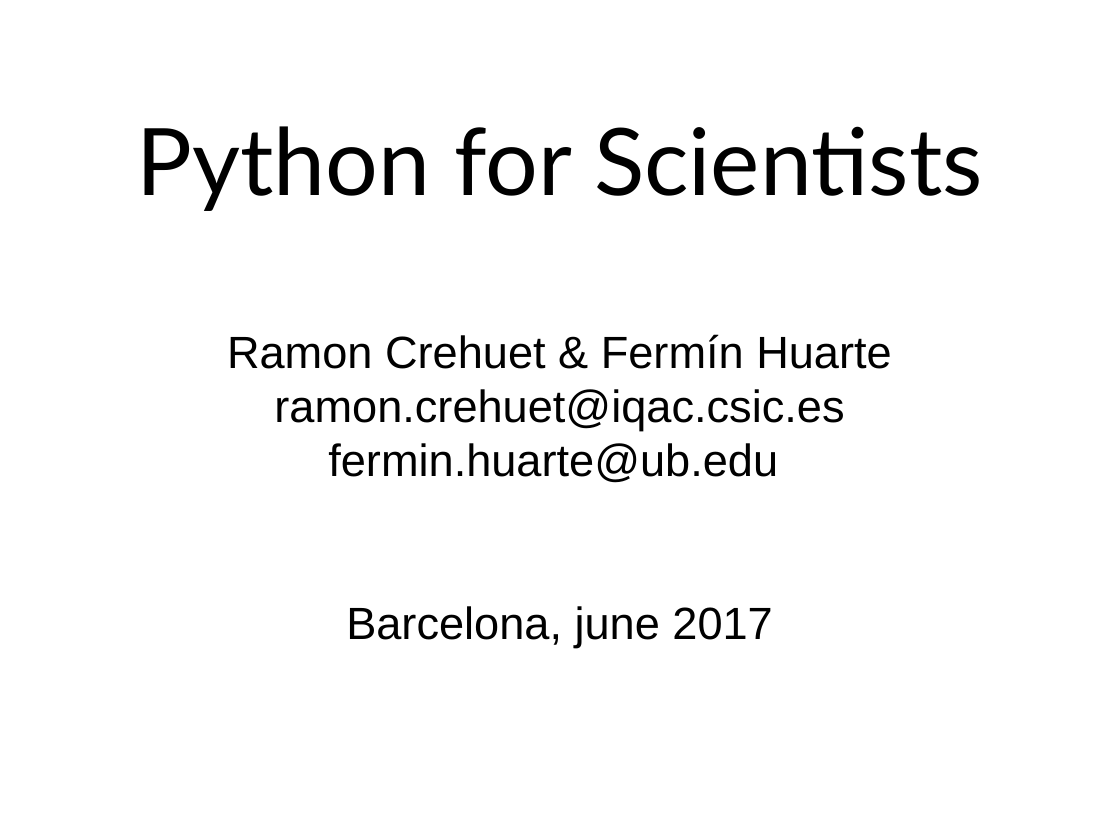
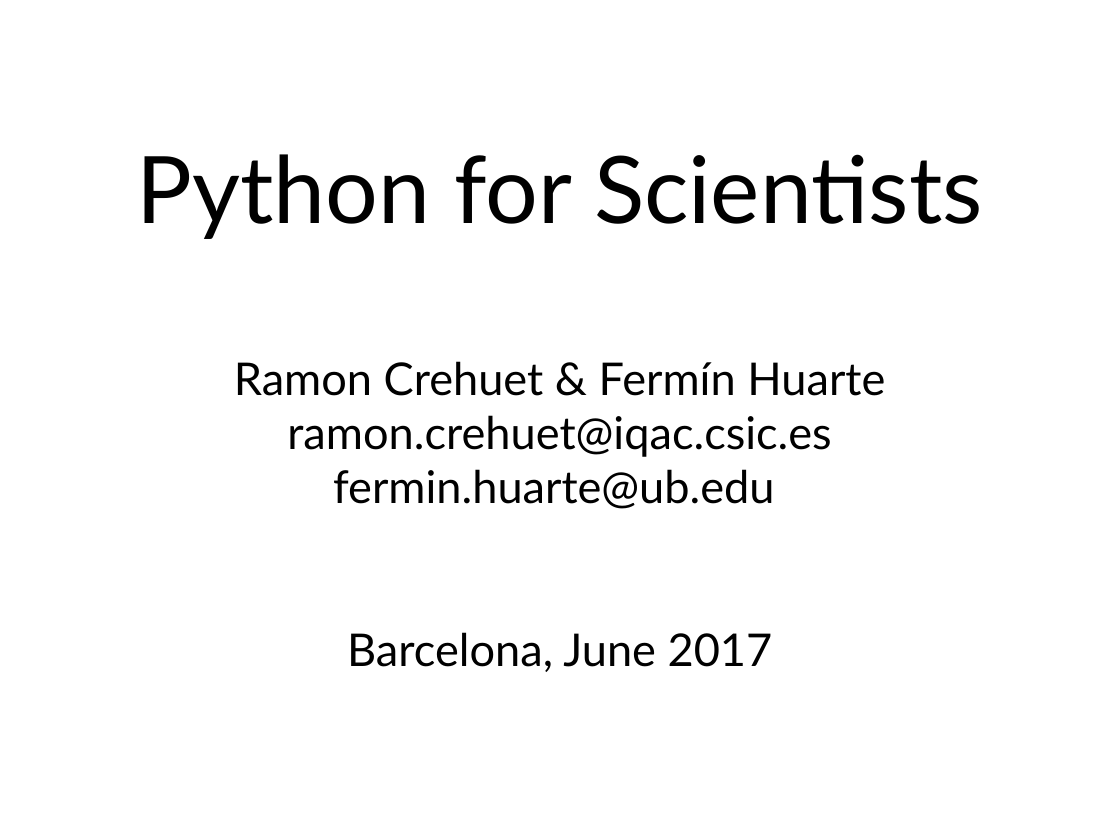
Before and after one commit to rcrehuet/Python_for_scientists_2023, a slide deck: slide 1 of slides/curs_python.odp. Drawn at 1120x840 pixels with LibreOffice and Linux fonts; fonts in the diff are those of the drawing. Boxes give left, top, right and bottom in pixels: in the first picture for what was removed or moved away, otherwise in the second. Text is boxed around its words. In the diff, an @@ line names an element or a change of style, - is before the commit and + after.

```diff
--- a/slides/curs_python.odp
+++ b/slides/curs_python.odp
@@ subtitle at (x1=234, y1=361, x2=885, y2=509): font Arial to Lato in "Ramon Crehuet & Fermín Huarte", "ramon.crehuet@iqac.csic.es", "fermin.huarte@ub.edu" @@
@@ subtitle at (x1=347, y1=632, x2=773, y2=672): text changed; font Arial to Lato @@
-Barcelona, june 2017
+Barcelona, June 2017
```
Also in this commit, not shown: 42 other slides changed, 9 slides added, 4 slides removed, 1 other file.
